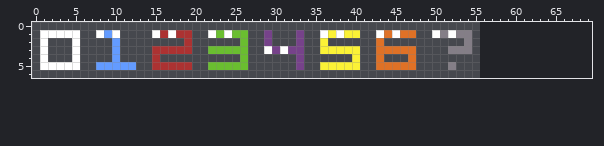
One commit to this pixel-art file: enemies.aseprite. Above: the version before the commit.
56x7 pixels, 1 frame. The old version is drawn lined up with the new one, on the new canvas.
And afterwards:
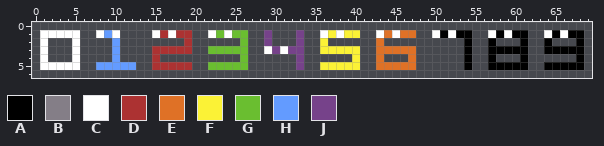
Palette (. is transparent): A #000000  B #847e87  C #ffffff  D #ac3232  E #df7126  F #fbf236  G #6abe30  H #639bff  J #76428a
Difference:
canvas 56x7 -> 70x7
y 1: x 51 B -> A; x 53..54 BB -> AA; x 57..61 ..... -> CACAA; x 64..68 ..... -> CACAA
y 2: x 54 B -> A; x 57 . -> A; x 61 . -> A; x 64 . -> A; x 68 . -> A
y 3: x 52..54 BBB -> ..A; x 57..61 ..... -> AAAAA; x 64..68 ..... -> AAAAA
y 4: x 54 . -> A; x 57 . -> A; x 61 . -> A; x 68 . -> A
y 5: x 52 B -> .; x 54 . -> A; x 57..61 ..... -> AAAAA; x 64..68 ..... -> AAAAA
